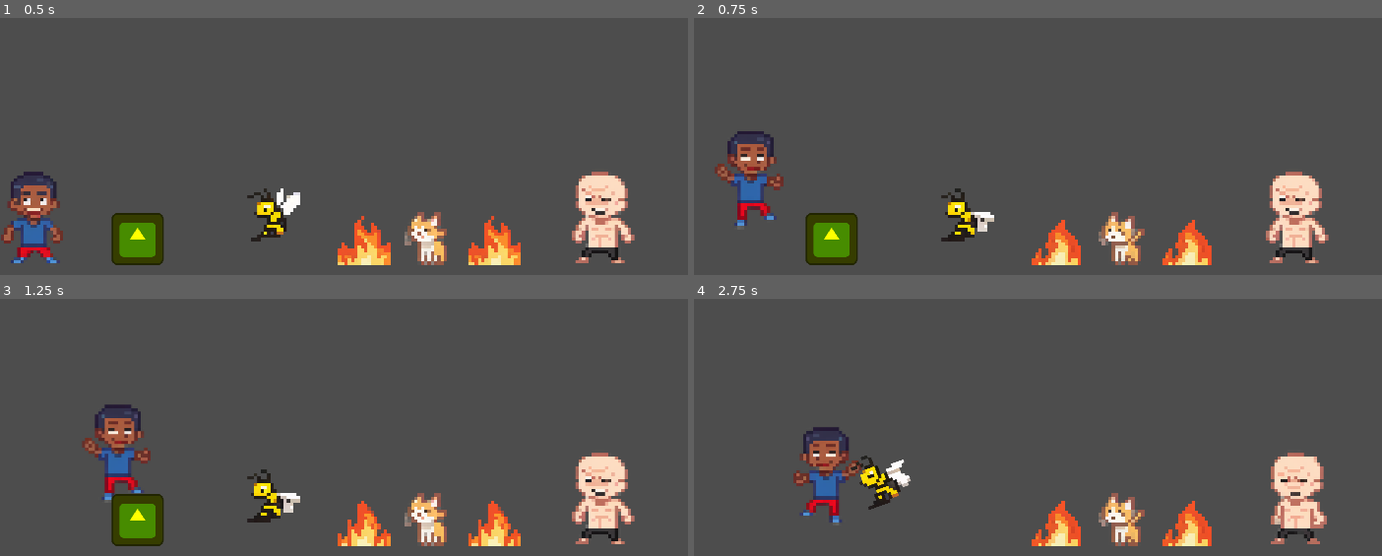
Above: before the commit, frames 1-4 (two rows, left to right).
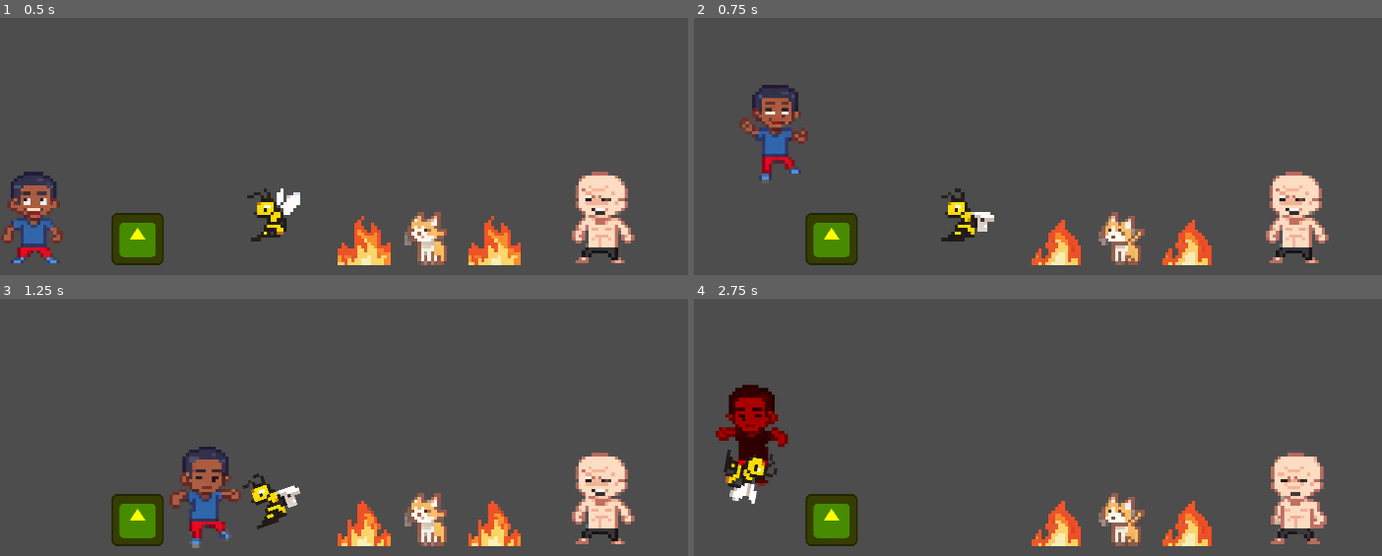
Above: after the commit, the same moments.

Repository: codenergy-dev/maricagamesjam2025_codenergy
Game: Godot game, scene res://scenes/game.tscn
Same seed, same stepped clock (60 frames per second), same inputs: the game is played once before the commit and once after it. The engine's default icon, where the game draws it, is replaced by a stand-in: a white triangle on a blue panel in a dark square.
Inputs:
- Up to frame 1 (0.5 s): no input
- Up to frame 2 (0.75 s): tap Enter (ui_accept) at 0.5, 0.6 s; hold Right (ui_right) from 0.53 s (still down)
- Up to frame 3 (1.25 s): keep holding Right (ui_right); tap Enter (ui_accept) at 0.77, 1.07 s
- Up to frame 4 (2.75 s): tap Enter (ui_accept) at 1.35, 1.52, 1.82, 2.1 s; release Right (ui_right) at 2.03 s; hold Left (ui_left) from 2.03 s (still down)

Frame 1 is identical in both runs. In frame 2, 3.6% of the frame differs, in the area x 3-17%, y 26-81%; in frame 3, 4.7%; in frame 4, 6.5%, in the area x 3-32%, y 33-97%.

Commit message:
Improve player walk and jump game feel

Diff:
--- a/godot/scenes/player.tscn
+++ b/godot/scenes/player.tscn
@@ -67,16 +67,16 @@
 "speed": 5.0
 }, {
 "frames": [{
-"duration": 1.0,
+"duration": 0.5,
 "texture": SubResource("AtlasTexture_fjrip")
 }, {
-"duration": 1.0,
+"duration": 0.5,
 "texture": SubResource("AtlasTexture_smehm")
 }, {
-"duration": 1.0,
+"duration": 0.5,
 "texture": SubResource("AtlasTexture_ur7pv")
 }, {
-"duration": 1.0,
+"duration": 0.5,
 "texture": SubResource("AtlasTexture_y4r1p")
 }],
 "loop": true,
--- a/godot/scripts/player.gd
+++ b/godot/scripts/player.gd
@@ -6,19 +6,32 @@
 @onready var knockback = $Knockback
 @onready var flash = $Flash
 
-const SPEED = 300.0
-const JUMP_VELOCITY = -500.0
+const SPEED = 600.0
+
+# Adicione estas variáveis exportadas para ajustar no Inspetor
+@export var JUMP_HEIGHT: float = 240.0 # Altura do pulo em pixels
+@export var TIME_TO_PEAK: float = 0.4   # Tempo para atingir o pico do pulo em segundos
+@export var TIME_TO_FALL: float = 0.3   # Tempo para cair do pico (menor para cair mais rápido)
+
+# Variáveis que serão calculadas
+@onready var jump_velocity: float = (2.0 * JUMP_HEIGHT) / TIME_TO_PEAK
+@onready var jump_gravity: float = (2.0 * JUMP_HEIGHT) / (TIME_TO_PEAK * TIME_TO_PEAK)
+@onready var fall_gravity: float = (2.0 * JUMP_HEIGHT) / (TIME_TO_FALL * TIME_TO_FALL)
 
 func _physics_process(delta: float) -> void:
 	# Add the gravity.
 	if not is_on_floor():
-		velocity += get_gravity() * delta
-		if animated_sprite.animation != "knockback":
-			animated_sprite.play("jump")
+		if velocity.y > 0: # Caindo
+			velocity.y += fall_gravity * delta
+			animated_sprite.play("knockback")
+		else: # Subindo
+			velocity.y += jump_gravity * delta
+			if animated_sprite.animation != "knockback":
+				animated_sprite.play("jump")
 
 	# Handle jump.
 	if knockback.is_zero() and Input.is_action_just_pressed("ui_accept") and is_on_floor():
-		velocity.y = JUMP_VELOCITY
+		velocity.y = -jump_velocity
 		action_taken.emit({"type": "jump"})
 		animated_sprite.play("jump")
 
